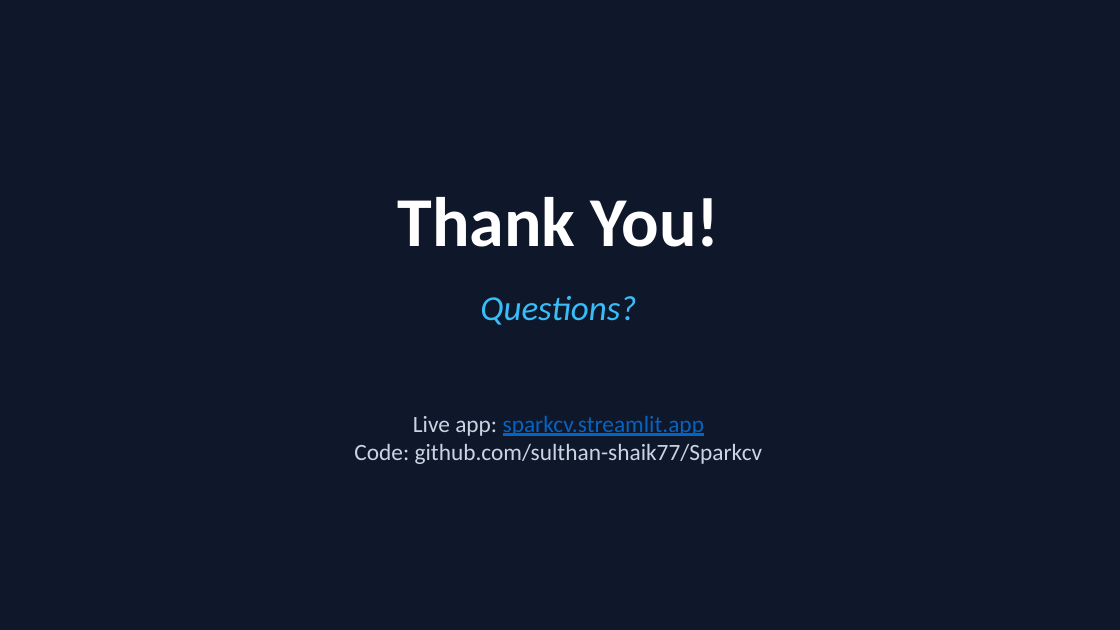
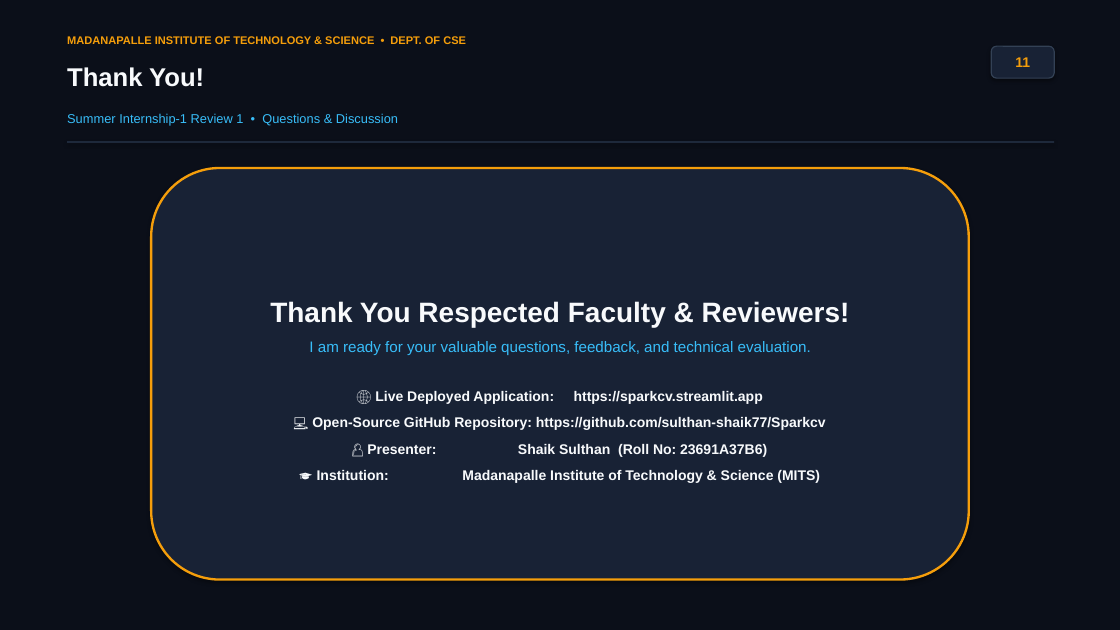
Before and after one commit to sulthan-shaik77/Sparkcv, a slide deck: slide 11 of SparkCV_Project_Presentation.pptx. Drawn at 1120x630 pixels with LibreOffice and Linux fonts; fonts in the diff are those of the drawing. Boxes give left, top, right and bottom in pixels: in the first picture for what was removed or moved away, otherwise in the second. Text is boxed around its words. In the diff, an @@ line names an element or a change of style, - is before the commit and + after.

```diff
--- a/SparkCV_Project_Presentation.pptx
+++ b/SparkCV_Project_Presentation.pptx
@@ background #0F172A to #0B0F19 @@
@@ text added at [67, 36, 466, 44], 9.5 pt, text #F59E0B, bold @@
+MADANAPALLE INSTITUTE OF TECHNOLOGY & SCIENCE • DEPT. OF CSE
@@ rounded rectangle added at [991, 46, 1054, 78], fill #182235, outline #334155 1 pt, 12 pt, text #F59E0B, bold @@
+11
@@ text "Thank You!": place and size @@
-text "Thank You!" at [397, 197, 720, 247]
+text "Thank You!" at [67, 67, 204, 87]
@@ text "Thank You!" at [67, 67, 204, 87]: size 60 to 22 pt, font Calibri to Arial, text colour #FFFFFF to #F8FAFC; alignment centre to left; vertical alignment middle to top @@
@@ text added at [67, 113, 398, 126], 11 pt, text #38BDF8 @@
+Summer Internship-1 Review 1 • Questions & Discussion
@@ rectangle added at [67, 141, 1054, 143], fill #1E293B @@
@@ rounded rectangle added at [151, 168, 969, 580], fill #182235, outline #F59E0B 2 pt, 12 pt, text #F8FAFC, bold @@
+Thank You Respected Faculty & Reviewers!
+I am ready for your valuable questions, feedback, and technical evaluation.
+🌐 Live Deployed Application: https://sparkcv.streamlit.app
+💻 Open-Source GitHub Repository: https://github.com/sulthan-shaik77/Sparkcv
+👤 Presenter: Shaik Sulthan (Roll No: 23691A37B6)
+🎓 Institution: Madanapalle Institute of Technology & Science (MITS)
@@ text removed at [480, 296, 636, 325] @@
-Questions?
@@ text removed at [354, 416, 763, 464] @@
-Live app: sparkcv.streamlit.app
-Code: github.com/sulthan-shaik77/Sparkcv
```
Also in this commit, not shown: 4 other slides changed, 6 slides added, 6 slides removed, 3 other files.
